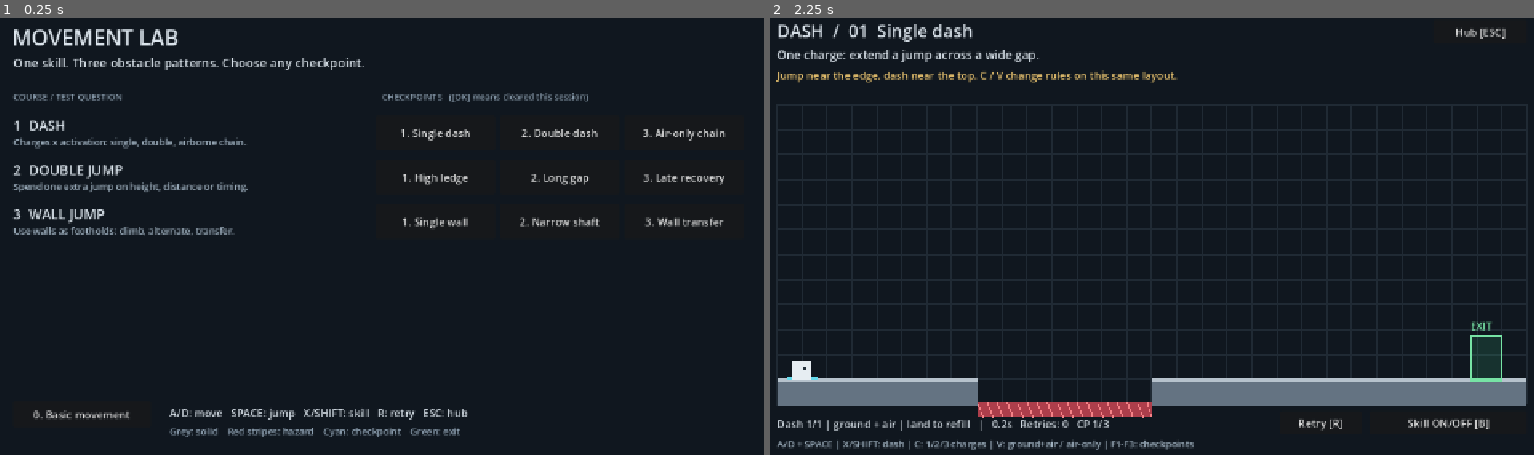
Above: before the commit, frames 1-2 (left to right).
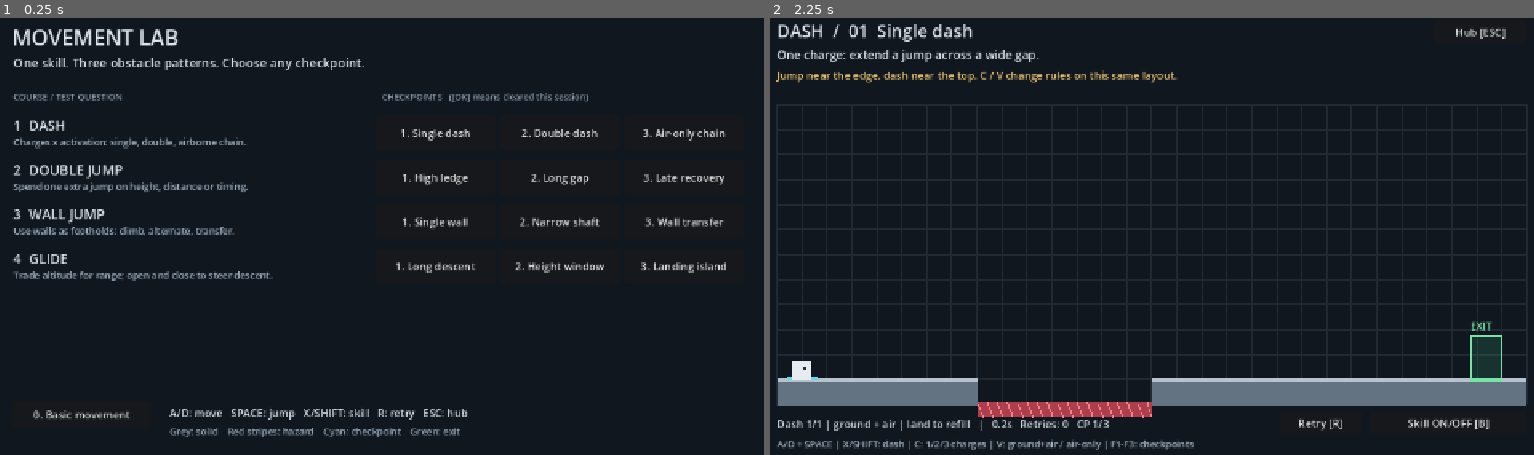
Above: after the commit, the same moments.

Repository: HsiYuGit/platformer-prototype
Game: Godot game, scene res://mechanics_lab.tscn
The game is run twice, just before and just after one commit, with the same random seed, the same clock (stepped at 60 frames per second) and the same inputs.
Inputs:
- Up to frame 1 (0.25 s): no input
- Up to frame 2 (2.25 s): click "1. Single dash" at 0.5 s; click "Hub [ESC]" at 1.25 s; click "1. Single dash" at 2 s

The runs differ from the first frame. In frame 1, 0.8% of the frame differs, in the area x 1-96%, y 54-61%; in frame 2, nothing differs.

Commit message:
Add glide descent window and precision landing course
Compare range gained from altitude, controlled descent through a vertical window and a deliberate intermediate landing. Verify hold-and-release glide behavior with real spawn-to-exit routes and native rendering.

Diff:
--- /dev/null
+++ b/abilities/glide.gd
@@ -0,0 +1,17 @@
+extends RefCounted
+
+var active := false
+
+func tick(p, _delta: float) -> void:
+	active = Input.is_action_pressed("skill") and not p.is_on_floor() and p.velocity.y > 0
+	if active:
+		p.velocity.y = minf(p.velocity.y, 65)
+
+func status() -> String:
+	return "Glide: %s | hold X to slow descent" % ("OPEN" if active else "CLOSED")
+
+func draw_overlay(p) -> void:
+	if active:
+		p.draw_line(Vector2(-28, -23), Vector2(28, -23), Color("65d9eb"), 5)
+		p.draw_line(Vector2(-28, -23), Vector2.ZERO, Color("65d9eb"), 1)
+		p.draw_line(Vector2(28, -23), Vector2.ZERO, Color("65d9eb"), 1)
--- a/lab.gd
+++ b/lab.gd
@@ -3,7 +3,7 @@
 const PLAYER = preload("res://player.tscn")
 const ROOM = preload("res://room.gd")
 const BASELINE = preload("res://levels/baseline.gd")
-const LEVELS: Array = [preload("res://levels/dash.gd"), preload("res://levels/double_jump.gd"), preload("res://levels/wall_jump.gd")]
+const LEVELS: Array = [preload("res://levels/dash.gd"), preload("res://levels/double_jump.gd"), preload("res://levels/wall_jump.gd"), preload("res://levels/glide.gd")]
 
 var ui: Control
 var world: Node2D
--- /dev/null
+++ b/levels/glide.gd
@@ -0,0 +1,26 @@
+extends RefCounted
+
+const ID = "glide"
+const TITLE = "GLIDE"
+const SUMMARY = "Trade altitude for range; open and close to steer descent."
+const ABILITY = preload("res://abilities/glide.gd")
+const CONTROLS = "A/D: move | SPACE: jump | Hold X/SHIFT while falling: glide | Release: drop | F1-F3: checkpoints"
+
+static func rooms() -> Array:
+	return [
+		{"name": "Long descent", "question": "Range: convert starting height into a long horizontal crossing.",
+		"hint": "Walk off the high platform and hold X. Glide slows falling; it cannot lift you.",
+		"spawn": Vector2(80, 320), "exit": Rect2(1150, 530, 50, 70),
+		"platforms": [Rect2(40, 340, 260, 30), Rect2(980, 600, 260, 40)],
+		"hazards": [Rect2(300, 635, 680, 25)]},
+		{"name": "Height window", "question": "Vertical control: fit between a hanging block and a dangerous floor.",
+		"hint": "Release X before the hanging block to descend below it, then reopen before the red floor.",
+		"spawn": Vector2(80, 280), "exit": Rect2(1150, 480, 50, 70),
+		"platforms": [Rect2(40, 300, 220, 30), Rect2(550, 160, 150, 240), Rect2(960, 550, 280, 90)],
+		"hazards": [Rect2(520, 540, 330, 100), Rect2(260, 635, 700, 25)]},
+		{"name": "Landing island", "question": "Precision: close the glide to land, then launch below the hanging hazard.",
+		"hint": "Aim for the middle island. Stop moving and release X to land before the next crossing.",
+		"spawn": Vector2(80, 280), "exit": Rect2(1150, 530, 50, 70),
+		"platforms": [Rect2(40, 300, 240, 30), Rect2(650, 470, 100, 30), Rect2(1030, 600, 210, 40)],
+		"hazards": [Rect2(860, 160, 70, 280), Rect2(280, 635, 750, 25)]},
+	]
--- a/tests/routes.json
+++ b/tests/routes.json
@@ -361,5 +361,43 @@
       "move_right": true,
       "frames": 220
     }
+  ],
+  "glide:0": [
+    {
+      "skill": true,
+      "frames": 320,
+      "move_right": true
+    }
+  ],
+  "glide:1": [
+    {
+      "skill": true,
+      "x": 455,
+      "move_right": true
+    },
+    {
+      "move_right": true,
+      "frames": 18
+    },
+    {
+      "skill": true,
+      "frames": 210,
+      "move_right": true
+    }
+  ],
+  "glide:2": [
+    {
+      "skill": true,
+      "x": 688,
+      "move_right": true
+    },
+    {
+      "land": true
+    },
+    {
+      "skill": true,
+      "frames": 180,
+      "move_right": true
+    }
   ]
 }
Not shown, changed: README.md
Not shown, changed: docs/VALIDATION.md
